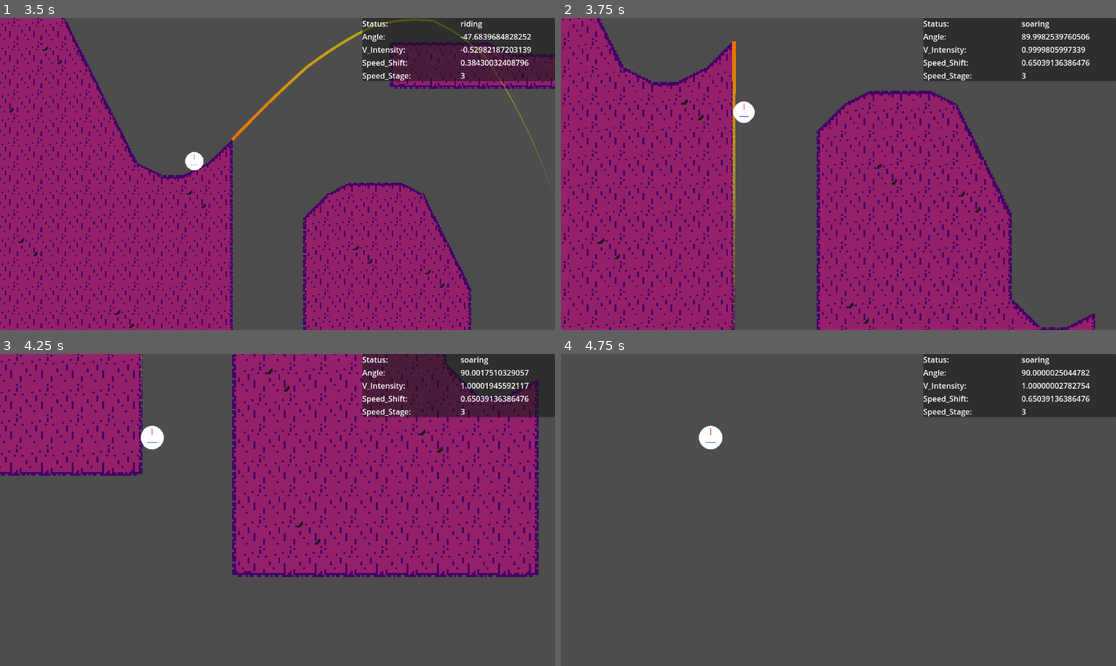
Above: before the commit, frames 1-4 (two rows, left to right).
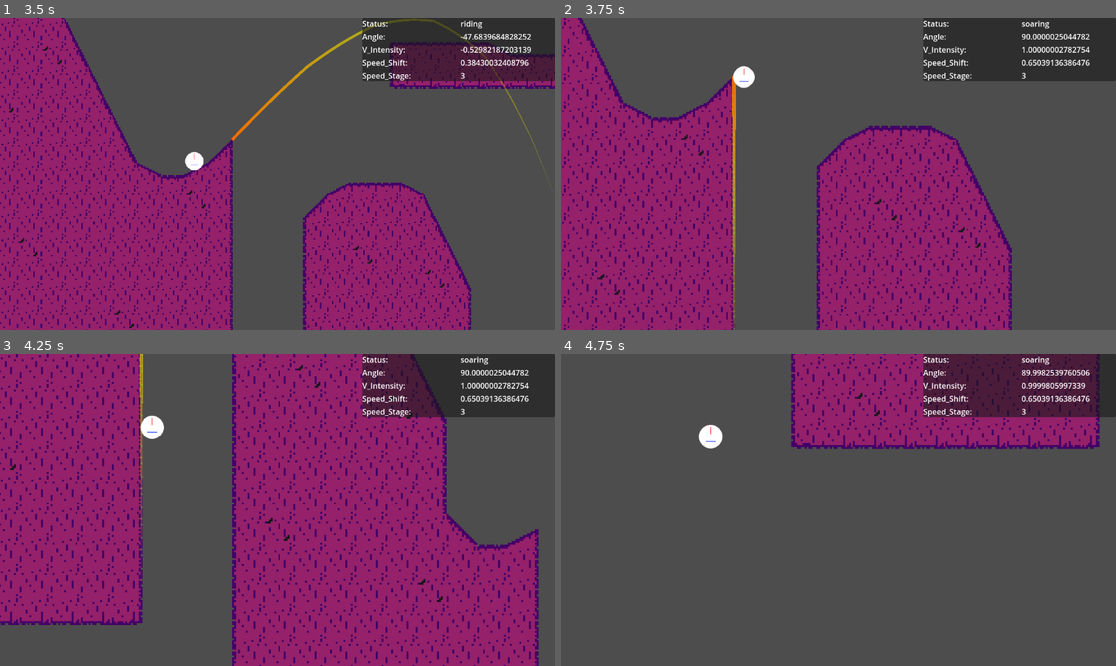
Above: after the commit, the same moments.

Repository: LettucePie/gwj-62-harvest
Game: Godot game, scene res://testing/test_zone.tscn
Two runs of this game, one before a commit and one after it. Both use one fixed random seed, a clock stepped at 60 frames per second and the inputs below.
Inputs:
- Up to frame 1 (3.5 s): hold Up (ui_up) 0.53-1.28 s; hold Down (ui_down) 1.28-2.03 s; hold Up (ui_up) from 2.03 s (still down)
- Up to frame 2 (3.75 s): release Up (ui_up) at 3.53 s; hold Down (ui_down) from 3.53 s (still down)
- Up to frame 3 (4.25 s): keep holding Down (ui_down)
- Up to frame 4 (4.75 s): keep holding Down (ui_down)

Frame 1 is identical in both runs. In frame 2, 18% of the frame differs, in the area x 0-97%, y 0-100%; in frame 3, 44%, in the area x 0-98%, y 0-100%; in frame 4, 16%.

Commit message:
Finished Slam

Diff:
--- a/gameplay/player_follow.gd
+++ b/gameplay/player_follow.gd
@@ -20,6 +20,7 @@
 var launched_ramps : Array = []
 var status = "soaring"
 var slammed : bool = false
+var slam_delay : int
 var angle : float
 var vert_intensity : float
 var speed_stage : int = 1
@@ -58,11 +59,12 @@
 			print("TODO Slam!")
 			print("Add build up and release pressure")
 			slammed = true
+			slam_delay = Time.get_ticks_msec() + 300
 			var slam_arc = Curve2D.new()
 			slam_arc.add_point(position)
 			slam_arc.add_point(Vector2(position.x, position.y + 2000))
-			progress = 0.0
 			emit_signal("launch_curve", slam_arc)
+			progress = 1.0
 			soaring_arc = slam_arc
 		soaring(delta)
 
@@ -198,7 +200,8 @@
 		weighted_speed = clamp(soar_velocity, 0.0, 20.0)
 	if vert_intensity == 0:
 		weighted_speed = SPEED_STAGES[speed_stage]
-	progress += weighted_speed
+	if !slammed or (slammed and Time.get_ticks_msec() > slam_delay):
+		progress += weighted_speed
 
 
 func _on_area_2d_area_entered(area):
